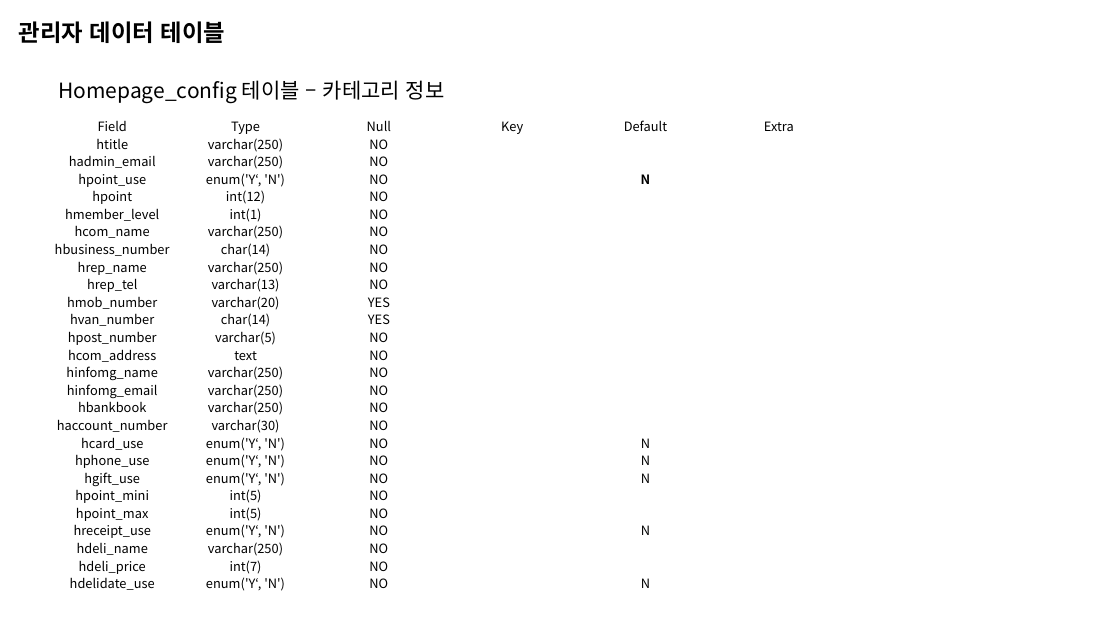
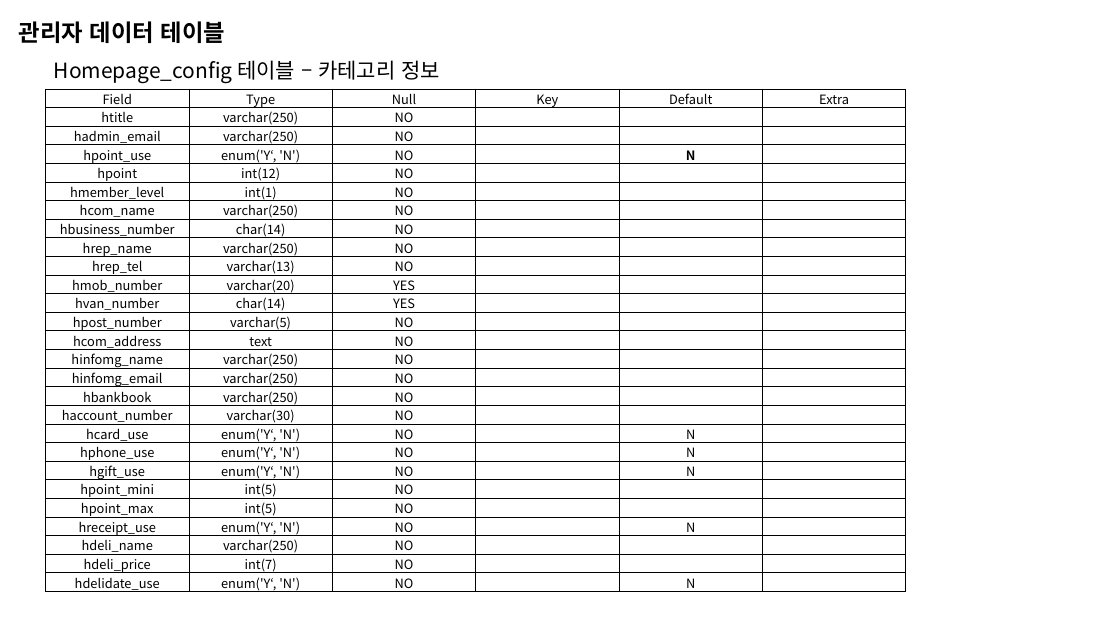
Before and after one commit to soliops/Portfolio, a slide deck: slide 7 of Admin_System.pptx. Drawn at 1120x630 pixels with LibreOffice and Linux fonts; fonts in the diff are those of the drawing. Boxes give left, top, right and bottom in pixels: in the first picture for what was removed or moved away, otherwise in the second. Text is boxed around its words. In the diff, an @@ line names an element or a change of style, - is before the commit and + after.

Commit message:
관리자 사이트 ppt입니다.

```diff
--- a/Admin_System.pptx
+++ b/Admin_System.pptx
@@ text "Homepage_config 테이블 – 카테고리 정보": place and size @@
-text "Homepage_config 테이블 – 카테고리 정보" at <box>58,80,445,104</box>
+text "Homepage_config 테이블 – 카테고리 정보" at <box>54,60,440,83</box>
@@ table at <box>45,89,907,596</box> @@
@@ borders changed @@
@@ table: place and size @@
-table at <box>45,116,847,595</box>
+table at <box>45,89,907,596</box>
```
